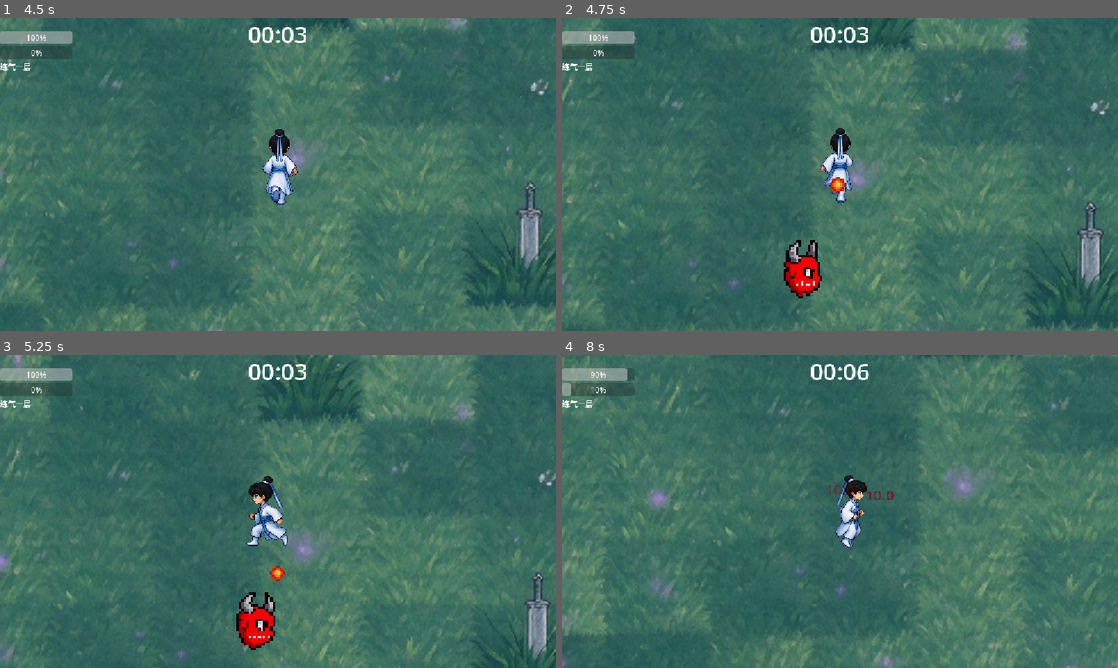
Above: before the commit, frames 1-4 (two rows, left to right).
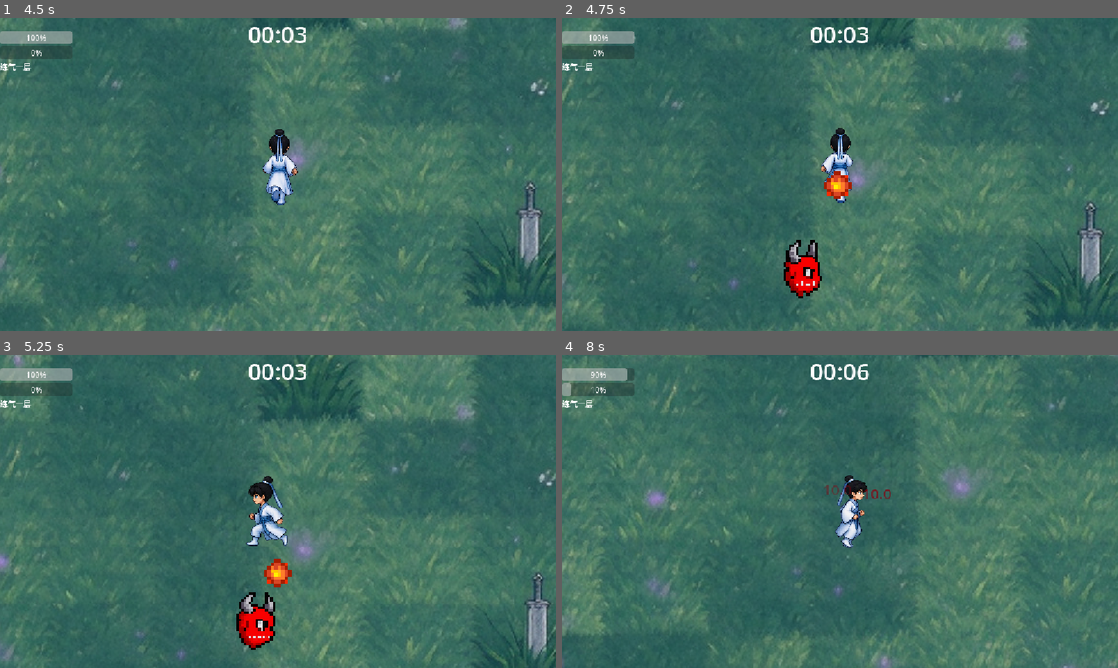
Above: after the commit, the same moments.

Repository: 13645264864/lingjiechuanshuo
Game: Godot game, scene res://main.tscn
The game is run twice, just before and just after one commit, with the same random seed, the same clock (stepped at 60 frames per second) and the same inputs.
Inputs:
- Up to frame 1 (4.5 s): click "开始游戏" at 0.5 s; click "巨型火球 等级Lv1 倍率 ×2 增加暴击概率与爆伤" at 1.25 s; hold D (move_right) 2.03-2.78 s; hold S (move_down) 2.78-3.53 s; hold D (move_right) 3.53-4.28 s; hold W (move_up) from 4.28 s (still down)
- Up to frame 2 (4.75 s): keep holding W (move_up)
- Up to frame 3 (5.25 s): release W (move_up) at 5.03 s; hold A (move_left) from 5.03 s (still down)
- Up to frame 4 (8 s): release A (move_left) at 6.53 s; hold S (move_down) 6.53-7.28 s; hold D (move_right) from 7.28 s (still down)

Frame 1 is identical in both runs. In frame 2, 0.3% of the frame differs, in the area x 47-53%, y 48-58%; in frame 3, 0.3%; in frame 4, 2.3%, in the area x 0-100%, y 0-100%.

Commit message:
Fix fireball buff initialization before scene tree entry

Diff:
--- a/fireball.gd
+++ b/fireball.gd
@@ -1,12 +1,11 @@
 extends Area2D
+
 @export var speed: float = 80.0
 @export var damage: float = 10.0
 @export var max_range: float = 450.0
-@export var no_collide_distance: float = 1.0
+
 var dir: Vector2
 var spawn_pos: Vector2
-@onready var anim = $AnimatedSprite2D
-# Buff变量
 var max_penetrate: int = 1
 var penetrate_count: int = 0
 var hit_enemy_list: Array = []
@@ -14,96 +13,80 @@
 var split_count: int = 0
 var is_secondary: bool = false
 var enable_huge: bool = false
-# 暴击档位
-var crit_rate:float = 0.05
-var crit_mult:float = 2.05
+var crit_rate: float = 0.05
+var crit_mult: float = 2.05
+var pending_scale_mod: float = 1.0
+var buff_config: Dictionary = {}
 var rng = RandomNumberGenerator.new()
-# 临时存储缩放倍率，等ready后再应用
-var pending_scale_mod:float = 1.0
+var base_speed: float = -1.0
 
-func setup(pos: Vector2, direction: Vector2, secondary: bool = false):
+@onready var anim = $AnimatedSprite2D
+
+# 配置快照由玩家传入；此方法不依赖火球已经进入场景树。
+func setup(pos: Vector2, direction: Vector2, secondary: bool = false,
+		config: Dictionary = {}, already_hit: Array = []):
+	if base_speed < 0.0:
+		base_speed = speed
 	spawn_pos = pos
-	global_position = pos
+	position = pos
 	dir = direction.normalized()
 	is_secondary = secondary
-	hit_enemy_list.clear()
+	hit_enemy_list = already_hit.duplicate()
 	penetrate_count = 0
-	# 重置buff相关变量，每次生成火球清空
-	max_penetrate = 1
-	enable_split = false
-	split_count = 0
-	enable_huge = false
-	crit_rate = 0.05
-	crit_mult = 2.05
-	pending_scale_mod = 1.0
-	# 随机数初始化
+	buff_config = config.duplicate(true)
+	speed = base_speed * float(buff_config.get("speed_mult", 1.0))
+	max_penetrate = maxi(1, int(buff_config.get("penetrate_count", 1)))
+	split_count = 0 if is_secondary else int(buff_config.get("split_count", 0))
+	enable_split = split_count > 0
+	enable_huge = bool(buff_config.get("enable_huge", false))
+	crit_rate = float(buff_config.get("crit_rate", 0.05))
+	crit_mult = float(buff_config.get("crit_mult", 2.05))
+	pending_scale_mod = float(buff_config.get("scale_mult", 1.0))
 	rng.randomize()
-	# 火球创建时读取buff
-	load_buff_from_gm()
+	if is_node_ready():
+		global_position = pos
+		apply_visual_config()
 
 func _ready():
+	global_position = spawn_pos
 	body_entered.connect(_on_body_hit)
-	# ready之后anim才不为空，在这里重置scale
-	anim.scale = Vector2(1,1)
-	anim.scale *= pending_scale_mod
+	apply_visual_config()
 
-# 单独抽函数：读取GameManager的buff
-func load_buff_from_gm():
-	var gm = get_node_or_null("/root/Node2D/GameManager")
-	if gm == null:
-		print("找不到GameManager")
-		return
-	var config:Dictionary = gm.get_fireball_config()
-	max_penetrate = int(config.penetrate_count)
-	if not is_secondary:
-		split_count = int(config.split_count)
-		enable_split = split_count > 0
-	enable_huge = bool(config.enable_huge)
-	crit_rate = float(config.crit_rate)
-	crit_mult = float(config.crit_mult)
-	speed *= float(config.speed_mult)
-	pending_scale_mod = float(config.scale_mult)
-	print("火球加载技能：速度×", config.speed_mult, "穿透", max_penetrate,
-		"分裂", split_count, "巨型", enable_huge)
+func apply_visual_config():
+	# 体型同时作用于图像和碰撞范围。
+	scale = Vector2.ONE * pending_scale_mod
+	anim.play("Fireball")
 
 func _physics_process(delta):
 	global_position += dir * speed * delta
-	var travel_dist = global_position.distance_to(spawn_pos)
-	if travel_dist > max_range:
+	if global_position.distance_to(spawn_pos) > max_range:
 		queue_free()
 
-func _on_body_hit(body:Node2D):
-	var travel_dist = global_position.distance_to(spawn_pos)
-	if travel_dist < no_collide_distance:
+func _on_body_hit(body: Node2D):
+	if is_queued_for_deletion() or hit_enemy_list.has(body):
 		return
-	if hit_enemy_list.has(body):
+	if not body.is_in_group("enemy") or not body.has_method("take_damage"):
 		return
-	if body.is_in_group("enemy") and body.has_method("take_damage"):
-		hit_enemy_list.append(body)
+	if body.get("is_dead") == true:
+		return
+	hit_enemy_list.append(body)
+	var final_dmg = damage
+	if enable_huge and rng.randf() < crit_rate:
+		final_dmg *= crit_mult
+	body.take_damage(final_dmg)
+	penetrate_count += 1
+	if enable_split:
+		create_split_fireball(body)
+	if penetrate_count >= max_penetrate:
+		queue_free()
 
-		# 暴击判定
-		var final_dmg = damage
-		if enable_huge:
-			if rng.randf() < crit_rate:
-				final_dmg = damage * crit_mult
-				print("【暴击触发】倍率：",crit_mult)
-		print("击中敌人，伤害：",final_dmg," enable_split = ",enable_split)
-		body.take_damage(final_dmg)
-		penetrate_count += 1
-
-		if enable_split and not is_secondary:
-			create_split_fireball()
-
-		if penetrate_count >= max_penetrate:
-			queue_free()
-
-func create_split_fireball():
-	print("🔥开始生成次级火球")
-	var start_angle = deg_to_rad(-45)
-	var angle_step = deg_to_rad(90 / max(split_count - 1, 1))
+func create_split_fireball(hit_body: Node2D):
+	# 在物理查询期间延迟加入次级火球，避免修改锁定的物理空间。
+	var container = get_parent()
+	var start_angle = deg_to_rad(-45.0)
+	var angle_step = deg_to_rad(90.0 / maxf(split_count - 1, 1))
 	for i in range(split_count):
-		var ang = start_angle + angle_step * i
-		var new_dir = dir.rotated(ang)
-		var fb = preload("res://fireball.tscn").instantiate()
-		fb.setup(global_position, new_dir, true)
-		get_parent().add_child(fb)
+		var fb = load("res://fireball.tscn").instantiate()
+		fb.setup(global_position, dir.rotated(start_angle + angle_step * i),
+			true, buff_config, [hit_body])
+		container.call_deferred("add_child", fb)
--- a/player.gd
+++ b/player.gd
@@ -98,8 +98,12 @@
 	dir_vector = dir_vector.normalized()
 
 	var fb = fireball_scene.instantiate()
-	fb.setup(global_position, dir_vector, false)
-	get_tree().root.add_child(fb)
+	var buff_config:Dictionary = {}
+	if is_instance_valid(gm):
+		buff_config = gm.get_fireball_config()
+	# 入树前初始化，通过参数传入技能，避免火球查找不到场景节点。
+	fb.setup(global_position, dir_vector, false, buff_config)
+	get_parent().add_child(fb)
 	print("发射火球")
 
 func take_damage(amount:float):
--- /dev/null
+++ b/tests/fireball_buffs.gd
@@ -0,0 +1,247 @@
+extends SceneTree
+
+var failures: Array[String] = []
+var checks: int = 0
+var world
+var gm
+var player
+const FIREBALL = preload("res://fireball.tscn")
+const ENEMY = preload("res://enemy.tscn")
+const SPLIT_COUNTS = [2, 3, 6, 12]
+const SPEED_MULTS = [1.6, 2.4, 4.8, 9.6]
+const HIT_COUNTS = [3, 5, 9, 18]
+const CRIT_RATES = [0.05, 0.10, 0.20, 0.40]
+const CRIT_MULTS = [2.05, 2.10, 2.20, 2.40]
+const QUALITY_MULTS = [2, 3, 6, 10]
+
+func _initialize():
+	run.call_deferred()
+
+func check(condition: bool, message: String):
+	checks += 1
+	if not condition:
+		failures.append(message)
+		push_error(message)
+
+func buff(kind: int, quality: int) -> Dictionary:
+	return {"type": kind, "lv": quality + 1, "mult": QUALITY_MULTS[quality],
+		"name": ["分裂", "高速", "穿透", "巨型火球"][kind]}
+
+func choose(kind: int, quality: int, button_index: int = 0):
+	gm.temp_candidates = [buff(0, 0), buff(0, 0), buff(0, 0)]
+	gm.temp_candidates[button_index] = buff(kind, quality)
+	gm.buff_panel.visible = true
+	gm.game_over = true
+	gm.buff_buttons[button_index].pressed.emit()
+	check(gm.player_buffs.has(kind), "Button must store selected skill")
+	check(not gm.buff_panel.visible and not gm.game_over, "Choosing must close the panel")
+
+func spawn_enemy(pos: Vector2):
+	var enemy = ENEMY.instantiate()
+	world.add_child(enemy)
+	enemy.set_physics_process(false)
+	enemy.scale = Vector2.ONE
+	enemy.global_position = pos
+	enemy.hp = 1000.0
+	return enemy
+
+func shoot(target):
+	player.target_enemy = target
+	player.shoot_fireball()
+	return world.get_children().back()
+
+func projectiles() -> Array:
+	var result: Array = []
+	for child in world.get_children():
+		if child.get_script() == preload("res://fireball.gd"):
+			result.append(child)
+	return result
+
+func clear_combat():
+	for child in world.get_children():
+		if child.get_script() == preload("res://fireball.gd") or child.is_in_group("enemy"):
+			child.queue_free()
+	await process_frame
+
+func run():
+	# Even a failed test must terminate rather than leave Godot running forever.
+	create_timer(45.0).timeout.connect(func(): quit(2))
+	world = load("res://main.tscn").instantiate()
+	root.add_child(world)
+	current_scene = world
+	await process_frame
+	gm = world.get_node("GameManager")
+	player = world.get_node("Player")
+	player.set_physics_process(false)
+	gm.set_process(false)
+	gm.rebuild_buff_buttons()
+	var target = spawn_enemy(Vector2(400, 0))
+	var baseline = shoot(target)
+	check(baseline.speed == 80.0 and baseline.max_penetrate == 1,
+		"Unmodified projectile must keep its base stats")
+	check(baseline.scale == Vector2.ONE and baseline.anim.is_playing(), "Base animation must play")
+	baseline.queue_free()
+	await process_frame
+
+	# Actual button signal -> selected dictionary -> player -> projectile, for all 16 choices.
+	for kind in range(4):
+		for quality in range(4):
+			gm.player_buffs.clear()
+			choose(kind, quality, (kind + quality) % 3)
+			var shot = shoot(target)
+			match kind:
+				0:
+					check(shot.enable_split and shot.split_count == SPLIT_COUNTS[quality], "Split quality")
+				1:
+					check(is_equal_approx(shot.speed, 80.0 * SPEED_MULTS[quality]), "Speed quality")
+				2:
+					check(shot.max_penetrate == HIT_COUNTS[quality], "Penetration quality")
+				3:
+					check(shot.enable_huge and shot.scale.is_equal_approx(Vector2.ONE * 1.8), "Giant visual scale")
+					check(is_equal_approx(shot.crit_rate, CRIT_RATES[quality]), "Critical probability")
+					check(is_equal_approx(shot.crit_mult, CRIT_MULTS[quality]), "Critical damage")
+					var shape = shot.get_node("CollisionShape2D")
+					check(shape.global_scale.is_equal_approx(Vector2.ONE * 1.8), "Giant collision scale")
+			shot.queue_free()
+			await process_frame
+	await clear_combat()
+	print("PASS: all buttons and 16 buff qualities reach the real player projectile")
+
+	# Real physics: speed buff changes distance traveled in the same time.
+	gm.player_buffs.clear()
+	target = spawn_enemy(Vector2(400, 0))
+	target.collision_layer = 0
+	var slow = shoot(target)
+	choose(1, 1)
+	var fast = shoot(target)
+	for i in range(24):
+		await physics_frame
+	check(is_instance_valid(fast) and is_instance_valid(slow), "Movement projectiles must still exist")
+	if is_instance_valid(fast) and is_instance_valid(slow):
+		print("MOVEMENT_END slow=", slow.position, " fast=", fast.position)
+		check(fast.position.x > slow.position.x * 2.2, "Speed must alter movement, not just a stored number")
+	await clear_combat()
+
+	# Real body_entered signals: baseline stops after one enemy; penetration damages three.
+	for penetrate in [false, true]:
+		gm.player_buffs = {1: buff(1, 1)}
+		if penetrate:
+			choose(2, 0)
+		var targets: Array = []
+		for x in [90, 160, 230]:
+			targets.append(spawn_enemy(Vector2(x, 0)))
+		var shot = shoot(targets[0])
+		await create_timer(1.5).timeout
+		check(is_equal_approx(targets[0].hp, 990), "First enemy must take damage")
+		for i in [1, 2]:
+			check(is_equal_approx(targets[i].hp, 990 if penetrate else 1000), "Real penetration hit limit")
+		check(not is_instance_valid(shot), "Projectile must disappear after its hit limit")
+		await clear_combat()
+	print("PASS: real movement and penetration collisions")
+
+	# Real collision spawns children; children inherit all other buffs and cannot split recursively.
+	gm.player_buffs.clear()
+	for kind in range(4):
+		choose(kind, 1)
+	target = spawn_enemy(Vector2(90, 0))
+	var primary = shoot(target)
+	primary.crit_rate = 0.0
+	await create_timer(0.7).timeout
+	var secondary_count = 0
+	for shot in projectiles():
+		if not shot.is_secondary:
+			continue
+		secondary_count += 1
+		check(not shot.enable_split, "Secondary must not split recursively")
+		check(is_equal_approx(shot.speed, 192) and shot.max_penetrate == 5, "Secondary inherits speed/penetration")
+		check(shot.enable_huge and shot.scale.is_equal_approx(Vector2.ONE * 1.8), "Secondary inherits giant buff")
+		check(shot.hit_enemy_list.has(target), "Secondary must not immediately re-hit source enemy")
+	check(secondary_count == 3, "Split must spawn exactly three secondary projectiles")
+	check(primary.penetrate_count == 1 and target.hp == 990, "Source hit must deal damage once")
+	await clear_combat()
+	print("PASS: actual collision splitting and combined buffs")
+
+	# Split alone queues the parent for deletion in the collision frame. Children must survive it.
+	gm.player_buffs = {1: buff(1, 1)}
+	choose(0, 0)
+	target = spawn_enemy(Vector2(90, 0))
+	var split_only = shoot(target)
+	await create_timer(0.7).timeout
+	check(not is_instance_valid(split_only), "Split-only primary must stop after one hit")
+	check(projectiles().size() == 2, "Deferred children must survive parent deletion")
+	var child = projectiles().front()
+	var next_target = spawn_enemy(child.global_position + child.dir * 40)
+	await create_timer(0.4).timeout
+	check(next_target.hp < 1000, "Secondary projectile must actually damage another enemy")
+	await clear_combat()
+	print("PASS: split-only parent cleanup and secondary damage")
+
+	# Force each RNG branch, keeping the real damage path and collision callback.
+	gm.player_buffs = {1: buff(1, 1), 3: buff(3, 3)}
+	target = spawn_enemy(Vector2(90, 0))
+	var critical = shoot(target)
+	critical.crit_rate = 1.0
+	await create_timer(0.7).timeout
+	check(is_equal_approx(target.hp, 976), "Critical must apply 10 * 2.4 damage")
+	await clear_combat()
+	gm.player_buffs = {1: buff(1, 1), 3: buff(3, 3)}
+	target = spawn_enemy(Vector2(90, 0))
+	var regular = shoot(target)
+	regular.crit_rate = 0.0
+	await create_timer(0.7).timeout
+	check(is_equal_approx(target.hp, 990), "Non-critical giant must apply normal damage")
+	await clear_combat()
+	print("PASS: real critical/noncritical damage")
+
+	# Exercise the normal start/breakthrough UI and automatic targeting/firing.
+	gm.player_buffs.clear()
+	gm.start_btn.pressed.emit()
+	gm.spawn_timer.stop()
+	check(gm.game_started and gm.buff_panel.visible, "Start must open initial skill choice")
+	choose(3, 0)
+	player.add_aura(player.need_aura)
+	check(player.realm == 2 and gm.buff_panel.visible, "Breakthrough must open skill choice")
+	choose(1, 1)
+	target = spawn_enemy(Vector2(300, 0))
+	target.collision_layer = 0
+	player.fireball_timer = 0.0
+	player.set_physics_process(true)
+	for i in range(3):
+		await physics_frame
+	player.set_physics_process(false)
+	check(not projectiles().is_empty(), "Normal physics loop must automatically fire")
+	for shot in projectiles():
+		check(is_equal_approx(shot.speed, 192) and shot.enable_huge, "Automatic fire must combine selected buffs")
+	await clear_combat()
+	print("PASS: start, breakthrough, auto targeting and shooting")
+
+	# Capture both rendered states when launched with -- --capture on a graphics backend.
+	if "--capture" in OS.get_cmdline_user_args():
+		gm.player_buffs.clear()
+		target = spawn_enemy(Vector2(300, 0))
+		target.collision_layer = 0
+		var original = shoot(target)
+		original.set_physics_process(false)
+		original.global_position = Vector2(-100, 0)
+		choose(3, 0)
+		var giant = shoot(target)
+		giant.set_physics_process(false)
+		giant.global_position = Vector2(100, 0)
+		await RenderingServer.frame_post_draw
+		var image = root.get_texture().get_image()
+		image.save_png("res://.godot/buff-visual-check.png")
+		await clear_combat()
+
+	# Fireballs are owned by the current scene and must be cleared on restart.
+	gm.player_buffs = {0: buff(0, 1), 1: buff(1, 1)}
+	target = spawn_enemy(Vector2(400, 0))
+	var old_projectile = shoot(target)
+	gm.restart_btn.pressed.emit()
+	await process_frame
+	await process_frame
+	check(not is_instance_valid(old_projectile), "Restart must remove previous projectiles")
+	check(current_scene.get_node("GameManager").player_buffs.is_empty(), "Restart must reset selected skills")
+	current_scene.queue_free()
+	await process_frame
+	print("BUFF_TEST_RESULT checks=", checks, " failures=", failures.size())
+	quit(0 if failures.is_empty() else 1)
Not shown, changed: AGENTS.md
